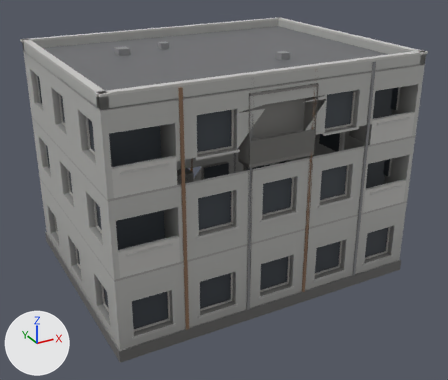
The glTF model assets/props/building_block.glb as it was, and as the next commit left it.
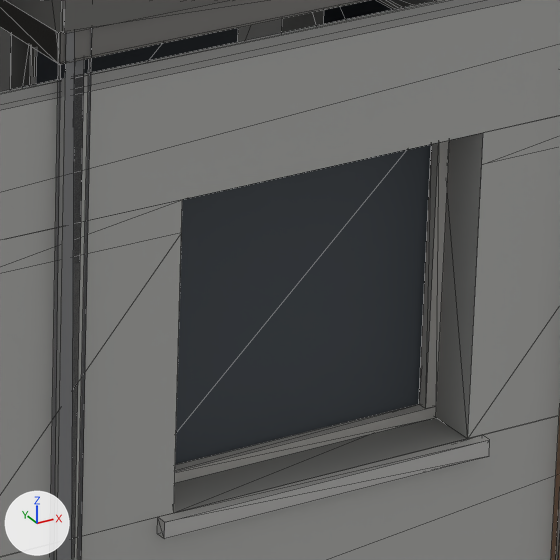
Each version is shown whole from a 50 mm lens placed at (-12.75, -24.04, 15.46), pointed at (0.07, -0.73, 3.8), then close up on the part from 54% to 68% of the width and 42% to 59% of the height. Arrows for +X, +Y and +Z are at lower left; the lights stay in place. The last two pictures show the newer version. The close-ups show mesh edges as thin lines. Vertices at exactly the same position are counted once.

Objects in the first close-up: 'building_block.001'.
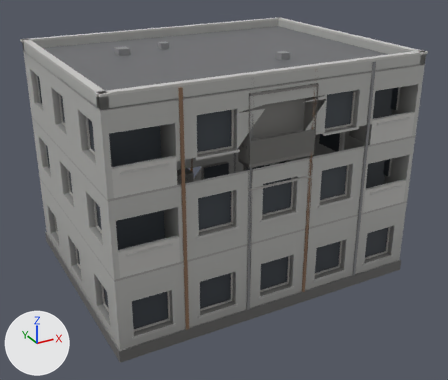
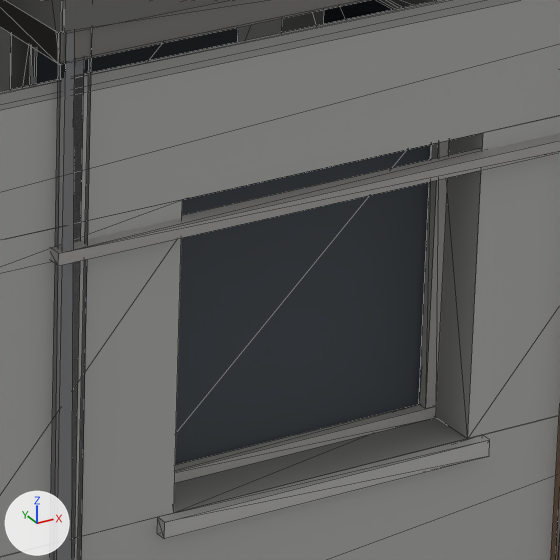
Edits to the bpy script that builds the scene:
```text
Change me_building_block_001:
    used by ob_building_block_001; location = (0.0, 0.0, 0.0)
    remove me_building_block_001.from_pydata(...)  # 1907 vertices, 3288 faces; spans x -7.07..7.07, y -5.53..5.53, z 0.0..10.39
    add me_building_block_001.from_pydata(...)  # 1983 vertices, 3408 faces; spans x -7.07..7.07, y -5.53..5.53, z 0.0..10.39
    me_building_block_001 part 1: a new loose piece, a box spanning x -1.49..1.49, y -5.532..-5.432, z 5.91..5.97, in mat_defaultmaterial
    other edits to the shape of me_building_block_001 do not show in these pictures
```

Location of each change, (x1, y1, x2, y2) in pixels of the close-ups (560 x 560 px):
part 1 of me_building_block_001, added
    after: (50, 133, 560, 266)
